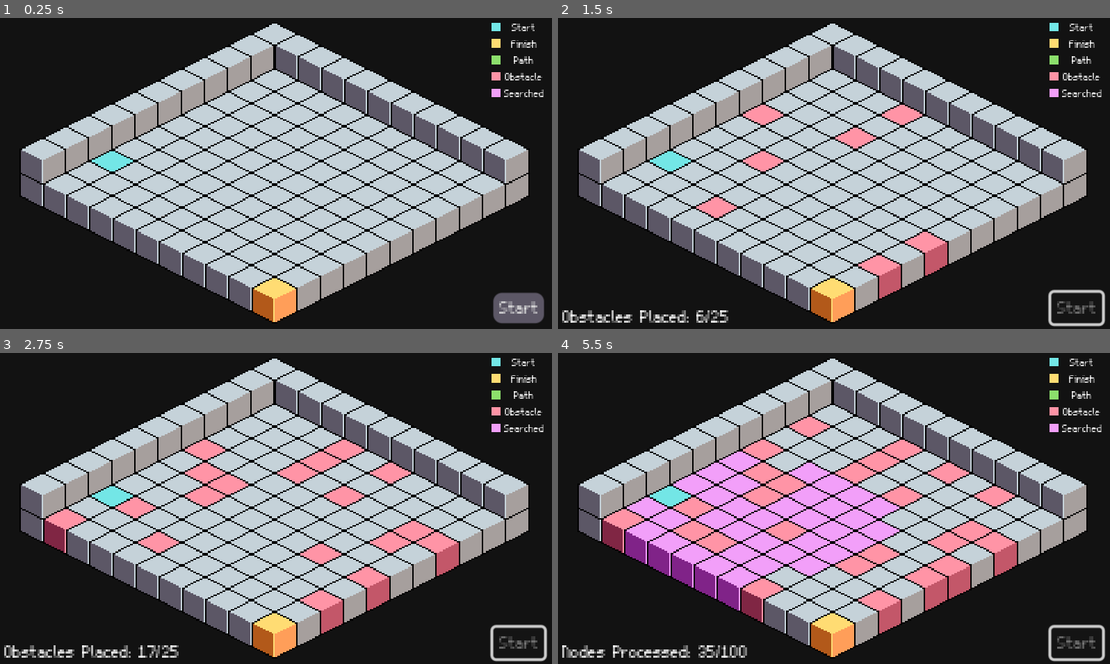
Above: before the commit, frames 1-4 (two rows, left to right).
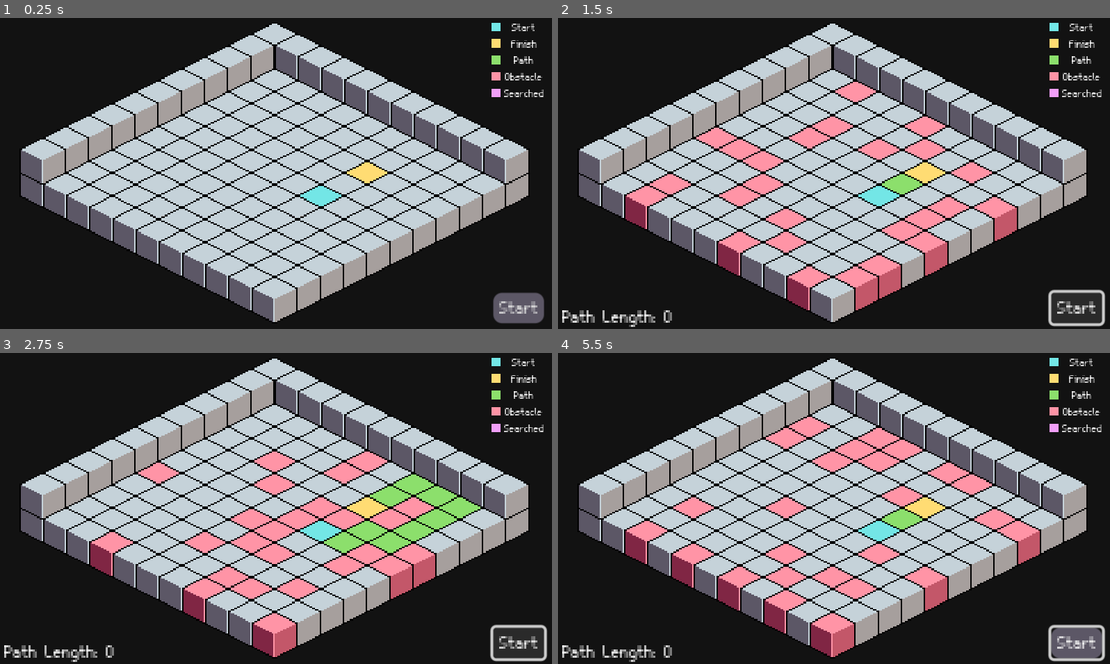
Above: after the commit, the same moments.

Repository: COMP359/Godot-Grassfire-Simulator
Game: Godot game, scene res://scenes/main.tscn
Two runs of this game, one before a commit and one after it. Both use one fixed random seed, a clock stepped at 60 frames per second and the inputs below.
Inputs (mouse positions are in pixels of both pictures, inside the frame that each line leads up to):
- Up to frame 1 (0.25 s): no input
- Up to frame 2 (1.5 s): click "Start" at 0.5 s; click (1076, 307) at 1.25 s, where only the run after the commit has a clickable "Start"
- Up to frame 3 (2.75 s): click (518, 642) at 2 s, where only the run after the commit has a clickable "Start"
- Up to frame 4 (5.5 s): tap Enter at 2.75 s; move the mouse to (955, 492) at 2.77 s; hold Shift 2.78-3.5 s; click (955, 492) at 2.92 s; drag from (723, 524) to (806, 570) at 3.52 s; move the mouse to (889, 440) at 4.27 s; tap Ctrl at 4.35 s; click (889, 440) at 4.42 s; drag from (806, 570) to (668, 461) at 5.02 s

The runs differ from the first frame. In frame 1, 1.7% of the frame differs, in the area x 16-71%, y 42-98%; in frame 2, 11%; in frame 3, 18%; in frame 4, 24%, in the area x 0-99%, y 23-100%.

Commit message:
Shortest Path Working
Co-Authored-By: Braedon McRae <114954354+BraedonM@users.noreply.github.com>
Co-Authored-By: Angad Kahlon <140554537+angadkahlon@users.noreply.github.com>

Diff:
--- a/scenes/main.gd
+++ b/scenes/main.gd
@@ -62,7 +62,7 @@
 			grid[randomX][-randomY] = -3
 			tilemap.set_cell(0, Vector2i(randomX, randomY), 0, obstacle_cube)
 			var timeout = max(0.05, 0.15 - (0.10 * obstaclesPlaced / numberOfObstacles))  # Decrease timeout as more obstacles are placed
-			await get_tree().create_timer(timeout).timeout
+			#await get_tree().create_timer(timeout).timeout
 			obstacle_sound.play()
 			obstaclesPlaced += 1
 			label.text = "Obstacles Placed: " + str(obstaclesPlaced) + "/" + str(numberOfObstacles)
@@ -87,7 +87,7 @@
 
 func grassfire_search_algo():
 	var numberOfObstacles = int(percentage_obstacles + 0.5)
-	await get_tree().create_timer((numberOfObstacles / 2.0 * (0.15 + 0.05)) + 1).timeout # wait for obstacles to be created
+	#await get_tree().create_timer((numberOfObstacles / 2.0 * (0.15 + 0.05)) + 1).timeout # wait for obstacles to be created
 	grassfire_search.append(Vector2i(start_position_x, start_position_y))
 
 	searched_nodes = []
@@ -107,6 +107,7 @@
 		for direction in directions:
 			var new_node = current_node + direction
 			if (new_node.x == finish_position_x and new_node.y == finish_position_y):
+				# Found the finish
 				grid[new_node.x][-new_node.y] = -4
 
 			if is_valid(new_node.x, new_node.y):
@@ -115,11 +116,14 @@
 				tilemap.set_cell(0, new_node, 0, search_cube)
 				add_to_set(new_node)
 
-		await get_tree().create_timer(0.04).timeout
+		#await get_tree().create_timer(0.04).timeout
 		search_sound.play()
 		label.text = "Nodes Processed: " + str(searched_nodes.size()) + "/" + str(totalNodes)
-	print(grid)
-	await get_tree().create_timer(1).timeout
+
+	for i in grid_width:
+		print(grid[i])
+
+	#await get_tree().create_timer(1).timeout
 
 	if (grid[finish_position_x][-finish_position_y] == -4):
 		show_path()
@@ -130,11 +134,45 @@
 
 var shortest_path = []
 
+func is_valid_path(x, y):
+	return 0 <= x and x <= 9 and -9 <= y and y <= 0 and grid[x][-y] > 0
+
 func show_path():
+	# Clears the tilemap of searched nodes
 	for node in searched_nodes:
 		tilemap.set_cell(0, node, 0, empty_cube)
 	label.text = "Path Length: " + str(shortest_path.size())
 
+	var final_path = []
+
+	# Find the shortest path using the grid
+
+	var finished_node = Vector2i(finish_position_x, finish_position_y)
+	var directions = [Vector2i(1, 0), Vector2i(0, -1), Vector2i(0, 1), Vector2i(-1, 0)]
+
+	var finished = true
+	while(finished):
+		var min_value = 999999
+		var min_x = 0
+		var min_y = 0
+		for direction in directions:
+			var new_node = finished_node + direction
+			#New node is something like (0,3)
+			if is_valid_path(new_node.x, new_node.y):
+				if grid[new_node.x][-new_node.y] < min_value:
+					min_value = grid[new_node.x][-new_node.y]
+					min_x = new_node.x
+					min_y = new_node.y
+					#Start found
+			if (new_node.x == start_position_x and new_node.y == start_position_y):
+				finished = false
+				break
+		if (finished == true):
+			final_path.append(Vector2i(min_x, min_y))
+			finished_node = final_path[-1]
+	for i in final_path:
+		tilemap.set_cell(0, i, 0, path_cube)
+
 func add_to_set(element):
 	if element not in searched_nodes:
 		searched_nodes.append(element)
--- a/scenes/main.tscn
+++ b/scenes/main.tscn
@@ -62,8 +62,10 @@
 
 [node name="main" type="Node2D"]
 script = ExtResource("1_joo28")
-start_position_y = -2
-finish_position_y = 0
+start_position_x = 6
+start_position_y = -5
+finish_position_x = 6
+finish_position_y = -7
 percentage_obstacles = 25.0
 
 [node name="tilemap" type="TileMap" parent="."]
